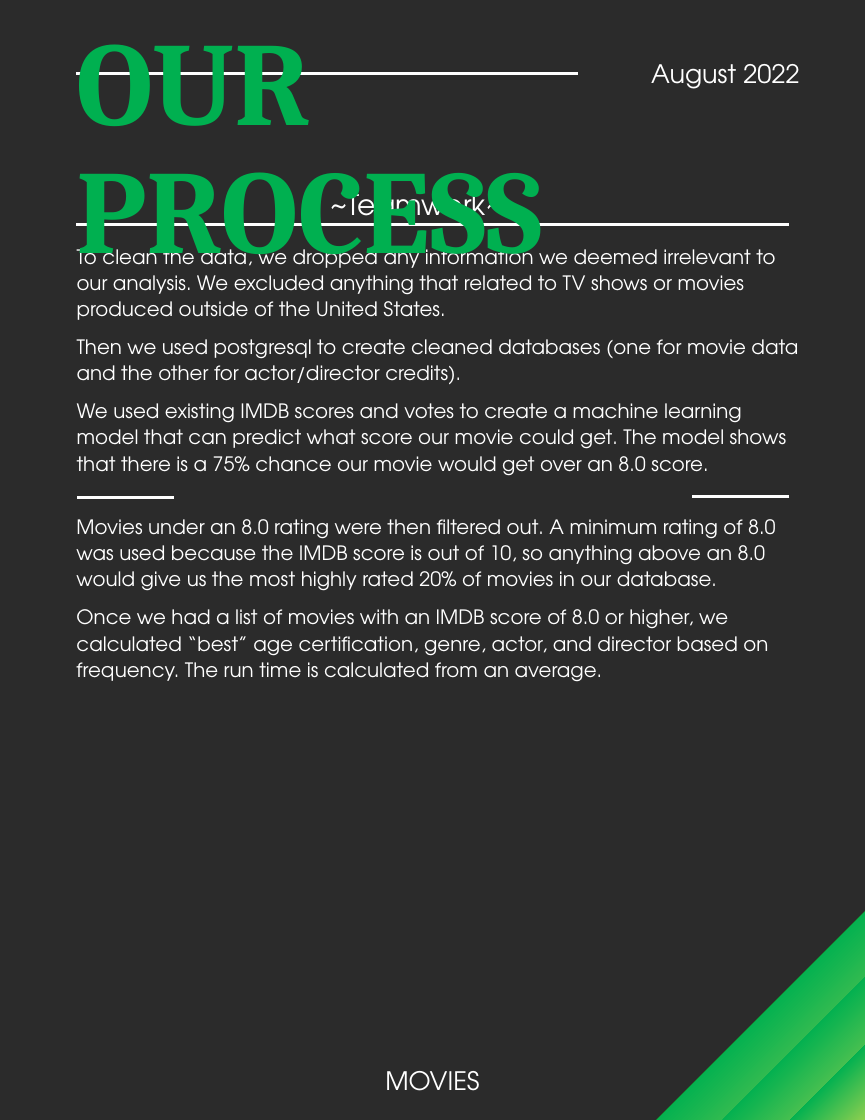
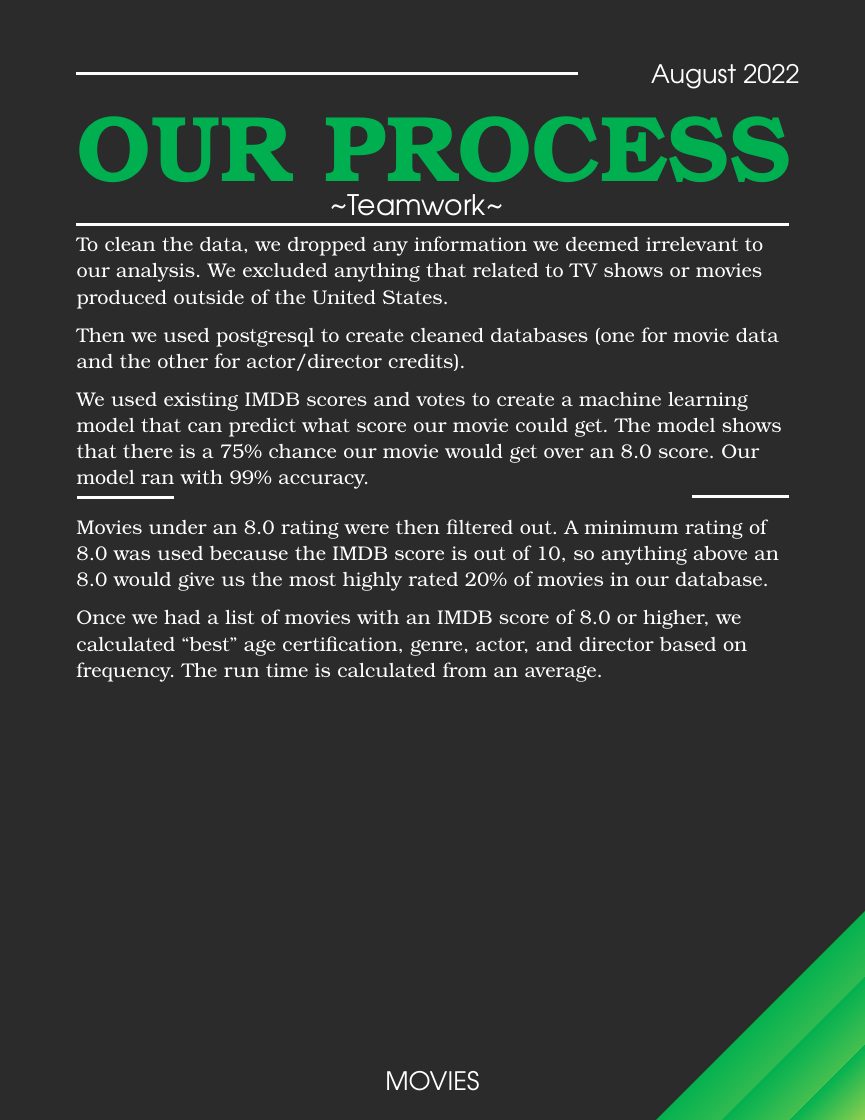
Before and after one commit to jgcarter421/Netflix, a slide deck: slide 4 of final_presentation.pptx. Drawn at 865x1120 pixels with LibreOffice and Linux fonts; fonts in the diff are those of the drawing; background and template pictures are left out; a plain dark background stands for a picture behind light text. Boxes give left, top, right and bottom in pixels: in the first picture for what was removed or moved away, otherwise in the second. Text is boxed around its words. In the diff, an @@ line names an element or a change of style, - is before the commit and + after.

Commit message:
added ML accuracy to website and presentation

```diff
--- a/final_presentation.pptx
+++ b/final_presentation.pptx
@@ title "OUR PROCESS" at box(77, 87, 791, 206): size 84 to 66 pt, font Cambria to TeX Gyre Bonum @@
@@ text "To clean the data, we ...": place and size @@
-text "To clean the data, we ..." at box(77, 243, 798, 476)
+text "To clean the data, we ..." at box(77, 236, 782, 463)
@@ text at box(77, 236, 779, 371): font TeX Gyre Adventor to TeX Gyre Bonum in "To clean the data, we dropped any ...", "Then we used postgresql to create cleaned ..." @@
@@ text at box(77, 392, 782, 463): text changed; font TeX Gyre Adventor to TeX Gyre Bonum @@
-We used existing IMDB scores and votes to create a machine learning model that can predict what score our movie could get. The model shows that there is a 75% chance our movie would get over an 8.0 score.
+We used existing IMDB scores and votes to create a machine learning model that can predict what score our movie could get. The model shows that there is a 75% chance our movie would get over an 8.0 score. Our model ran with 99% accuracy.
@@ text "Movies under an 8.0 rating ..." at box(76, 519, 779, 682): font TeX Gyre Adventor to TeX Gyre Bonum @@
```
Also in this commit, not shown: 5 other slides changed, 1 other file.
